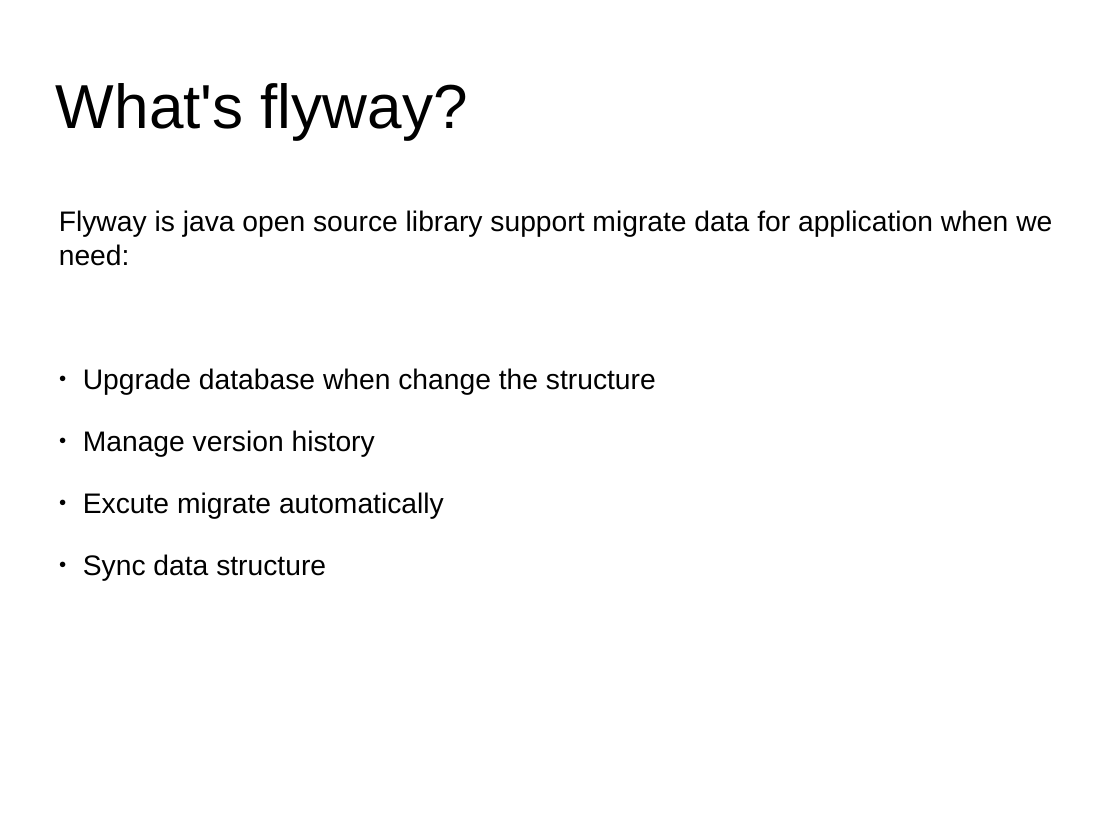
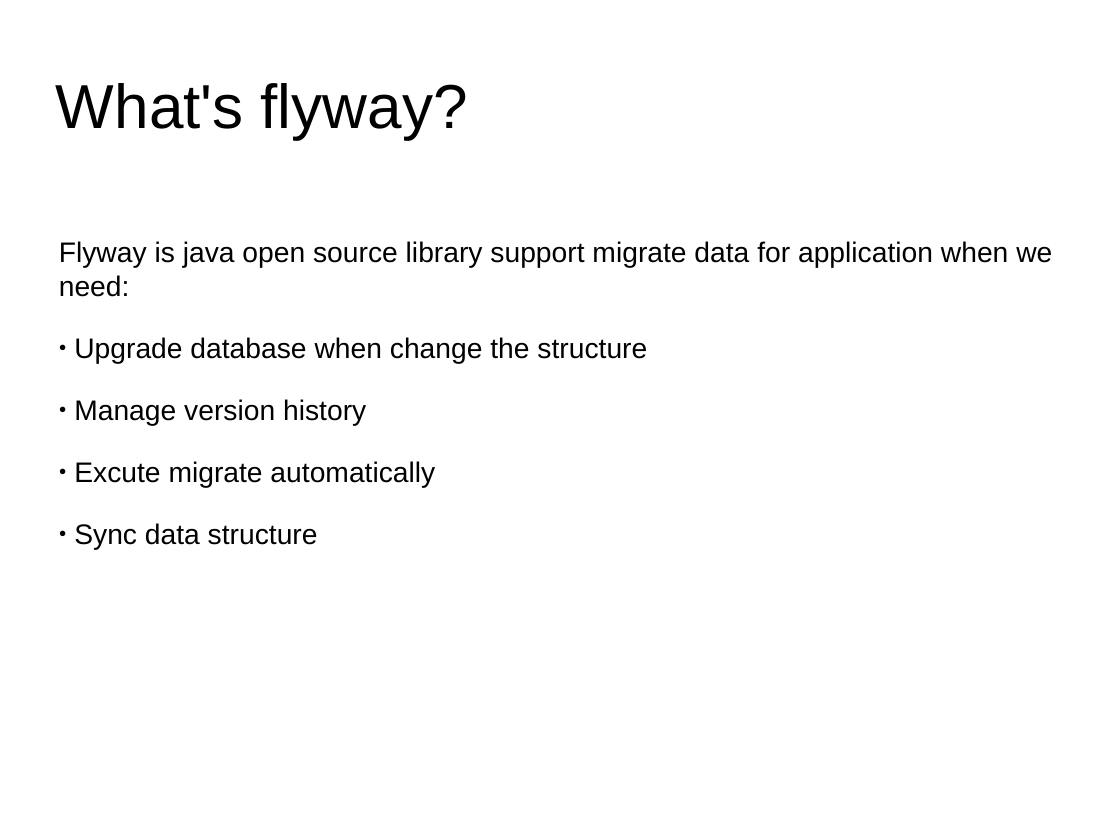
Before and after one commit to truongphan/documents, a slide deck: slide 2 of KnowlegdeOverview.pptx. Drawn at 1120x840 pixels with LibreOffice and Linux fonts; fonts in the diff are those of the drawing. Boxes give left, top, right and bottom in pixels: in the first picture for what was removed or moved away, otherwise in the second. Text is boxed around its words. In the diff, an @@ line names an element or a change of style, - is before the commit and + after.

```diff
--- a/KnowlegdeOverview.pptx
+++ b/KnowlegdeOverview.pptx
@@ text "Flyway is java open source ..." rewrapped from [59,210,1052,581] to [59,241,1052,550] @@
```
Also in this commit, not shown: 6 other slides changed, 7 other files.
